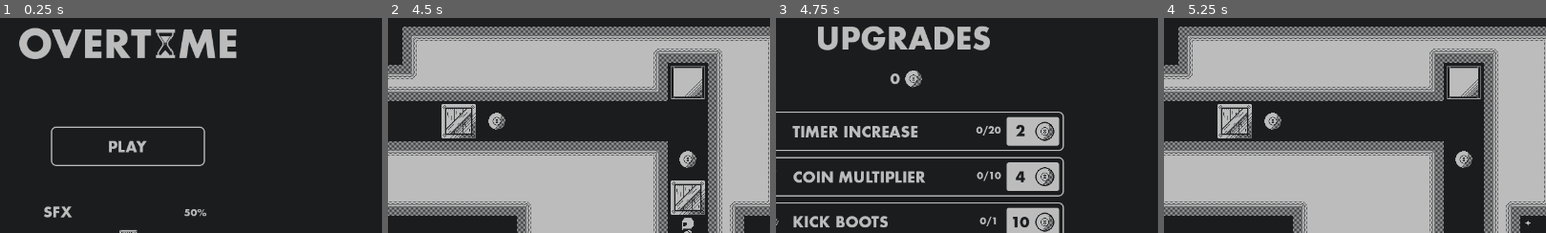
Above: before the commit, frames 1-4 (left to right).
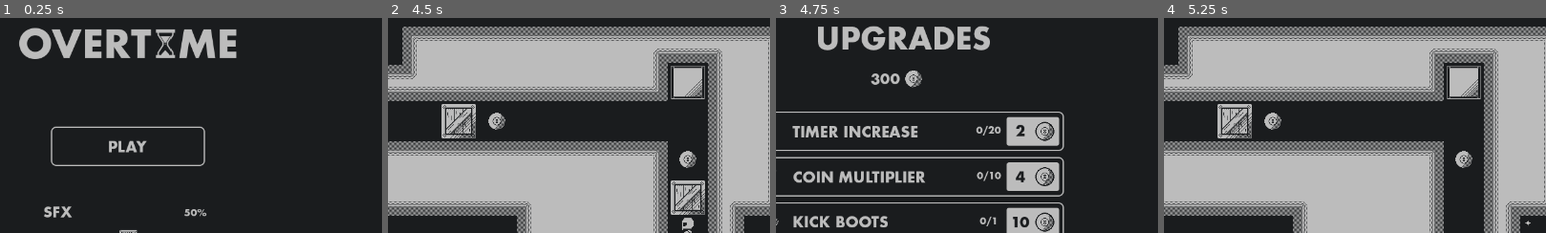
Above: after the commit, the same moments.

Repository: ParryTotato/1BitJam2025
Game: Godot game, scene res://Scenes/Main/main.tscn
Two runs of this game, one before a commit and one after it. Both use one fixed random seed, a clock stepped at 60 frames per second and the inputs below.
Inputs (mouse positions are % of the whole screen's width and height, from its top left):
- Up to frame 1 (0.25 s): no input
- Up to frame 2 (4.5 s): click (50, 37) at 0.5 s; tap Enter at 1.25 s; hold D (right) 1.28-2.03 s; tap 1 (magnet) at 1.35, 2.85, 4.35 s; hold S (down) 2.03-2.78 s; tap 2 (translocate) at 2.1, 3.6 s; hold D (right) 2.78-3.53 s; hold Up (ui_up) 3.53-4.28 s; hold A (left) from 4.28 s (still down)
- Up to frame 3 (4.75 s): keep holding A (left)
- Up to frame 4 (5.25 s): release A (left) at 5 s; click (61, 90) at 5 s
The pictures show only the part of the screen within x 33-83%, y 7-57%; the shares and areas given below are measured in that part.

Frames 1-2 are identical in both runs. In frame 3, 0.2% of the frame differs, in the area x 24-30%, y 25-32%; in frame 4, nothing differs.

Commit message:
skip level 8

Diff:
--- a/Scenes/Main/Scripts/main.gd
+++ b/Scenes/Main/Scripts/main.gd
@@ -76,8 +76,6 @@
 		"Level6":
 			load_level("res://Scenes/Levels/level_7.tscn")
 		"Level7":
-			load_level("res://Scenes/Levels/level_8.tscn")
-		"Level8":
 			load_level("res://Scenes/Levels/level_9.tscn")
 
 
--- a/Scenes/UpgradeShop/Scripts/upgrade_shop.gd
+++ b/Scenes/UpgradeShop/Scripts/upgrade_shop.gd
@@ -1,7 +1,7 @@
 class_name UpgradeShop
 extends Control
 
-var coin_count: int = 0
+var coin_count: int = 300
 var coin_spent: int = 0
 var coin_multiplier: int = 0
 var coin_mult_per_upgrade_tier: int = 1
